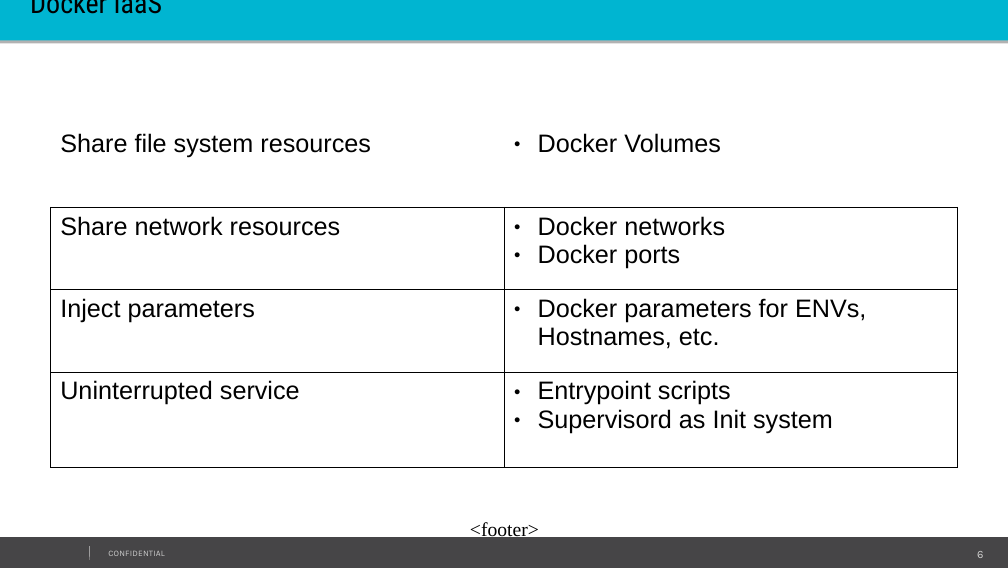
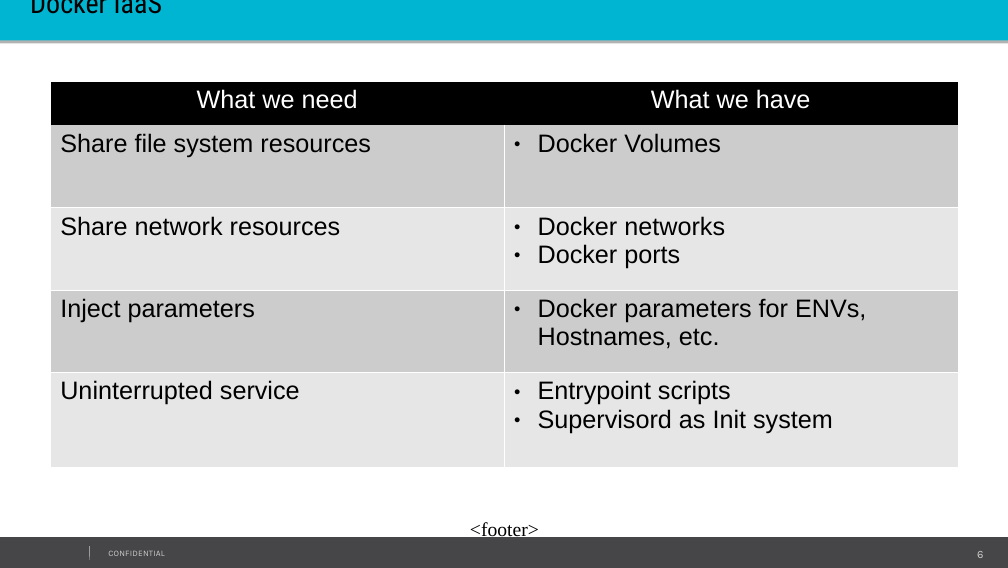
Before and after one commit to ITForumHungary/ITForum2016-DevOps, a slide deck: slide 6 of Session2-Everythin_looks_the_same_in_boxes-Introduction_to_containerization/IT_forum_Budapest-Docker_in_CI.odp. Drawn at 1008x568 pixels with LibreOffice and Linux fonts; fonts in the diff are those of the drawing; background and template pictures are left out. Boxes give left, top, right and bottom in pixels: in the first picture for what was removed or moved away, otherwise in the second. Text is boxed around its words. In the diff, an @@ line names an element or a change of style, - is before the commit and + after.

```diff
--- a/Session2-Everythin_looks_the_same_in_boxes-Introduction_to_containerization/IT_forum_Budapest-Docker_in_CI.odp
+++ b/Session2-Everythin_looks_the_same_in_boxes-Introduction_to_containerization/IT_forum_Budapest-Docker_in_CI.odp
@@ table at [50,81,958,467] @@
@@ fill none to #000000 in row 1 @@
@@ fill none to #CCCCCC in 4 cells @@
@@ fill none to #E6E6E6 in 4 cells @@
@@ borders changed @@
```
Also in this commit, not shown: 2 other slides changed, 1 other file.
